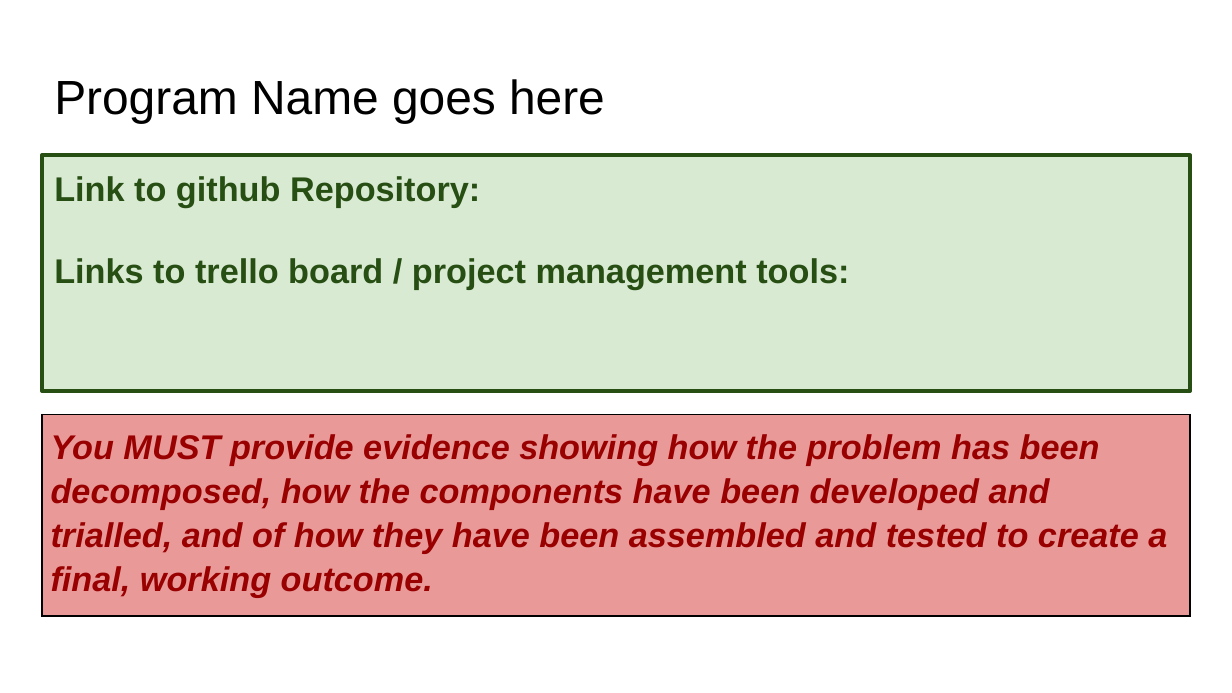
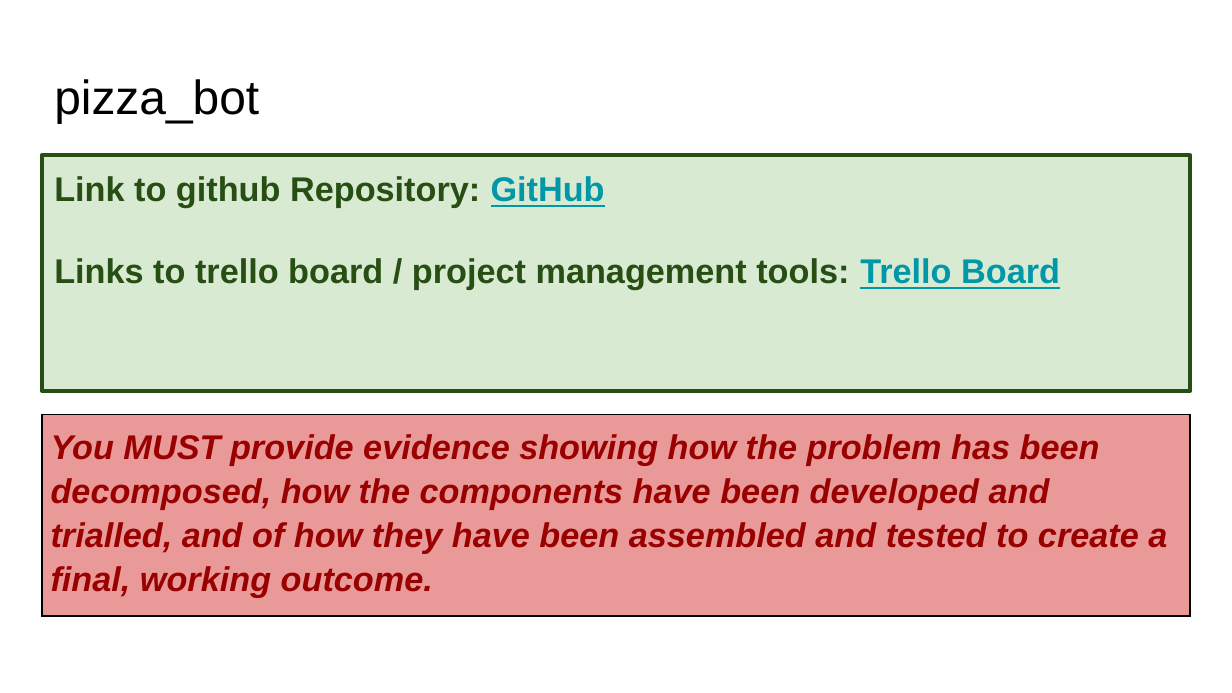
Before and after one commit to danettp/pizza_bot, a slide deck: slide 1 of 022_91893+_+91897+Documentation.pptx. Drawn at 1232x693 pixels with LibreOffice and Linux fonts; fonts in the diff are those of the drawing. Boxes give left, top, right and bottom in pixels: in the first picture for what was removed or moved away, otherwise in the second. Text is boxed around its words. In the diff, an @@ line names an element or a change of style, - is before the commit and + after.

Commit message:
Created component file
Create welcome message with random name generator

```diff
--- a/022_91893+_+91897+Documentation.pptx
+++ b/022_91893+_+91897+Documentation.pptx
@@ title at <box>54,79,259,123</box>: text changed @@
-Program Name goes here
+pizza_bot
@@ text at <box>54,176,1060,290</box>: text changed @@
-Link to github Repository:
-Links to trello board / project management tools:
+Link to github Repository: GitHub
+Links to trello board / project management tools: Trello Board
```
Also in this commit, not shown: 2 other slides changed, 3 slides added, 1 slide removed, 2 other files.
